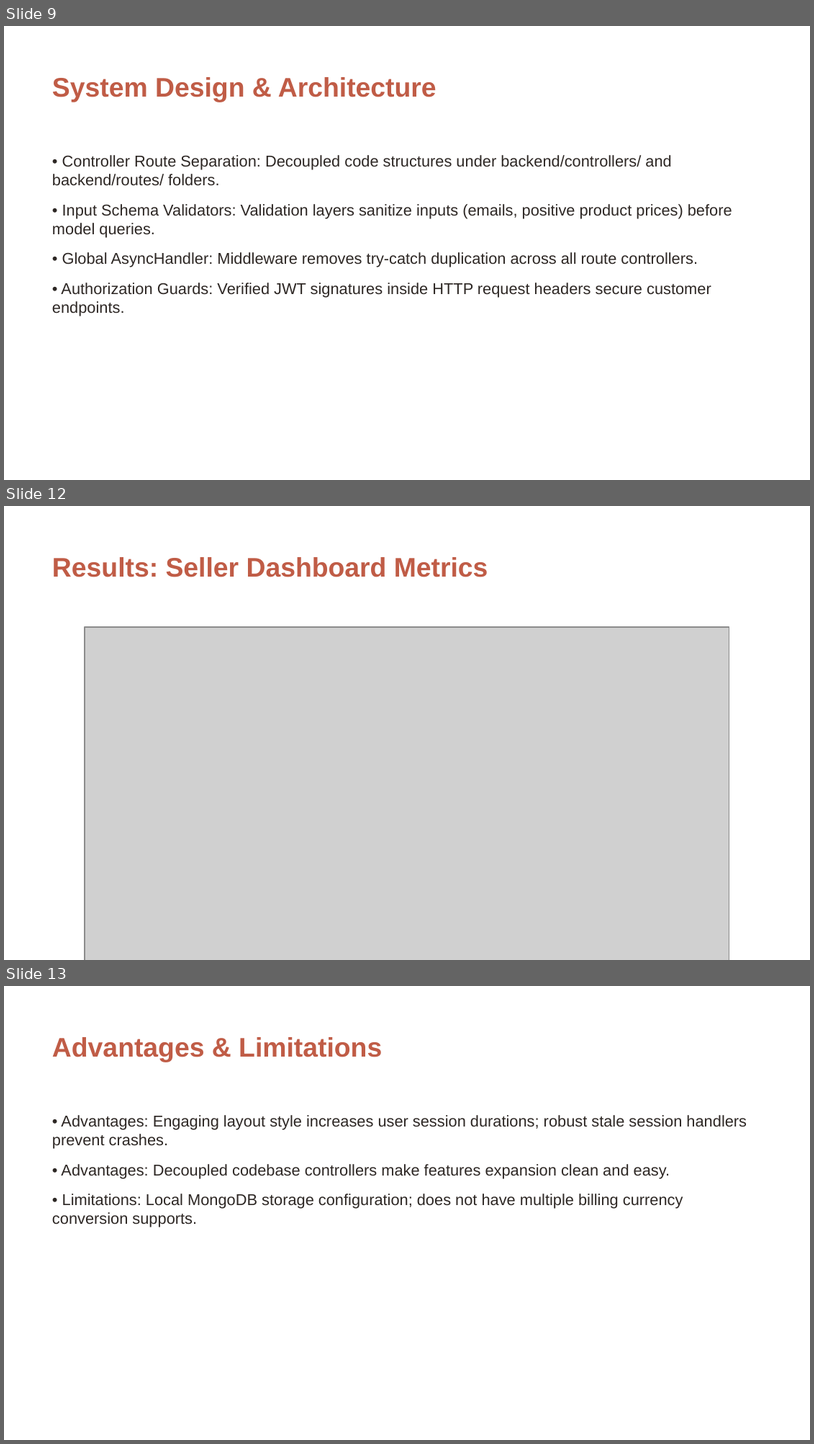
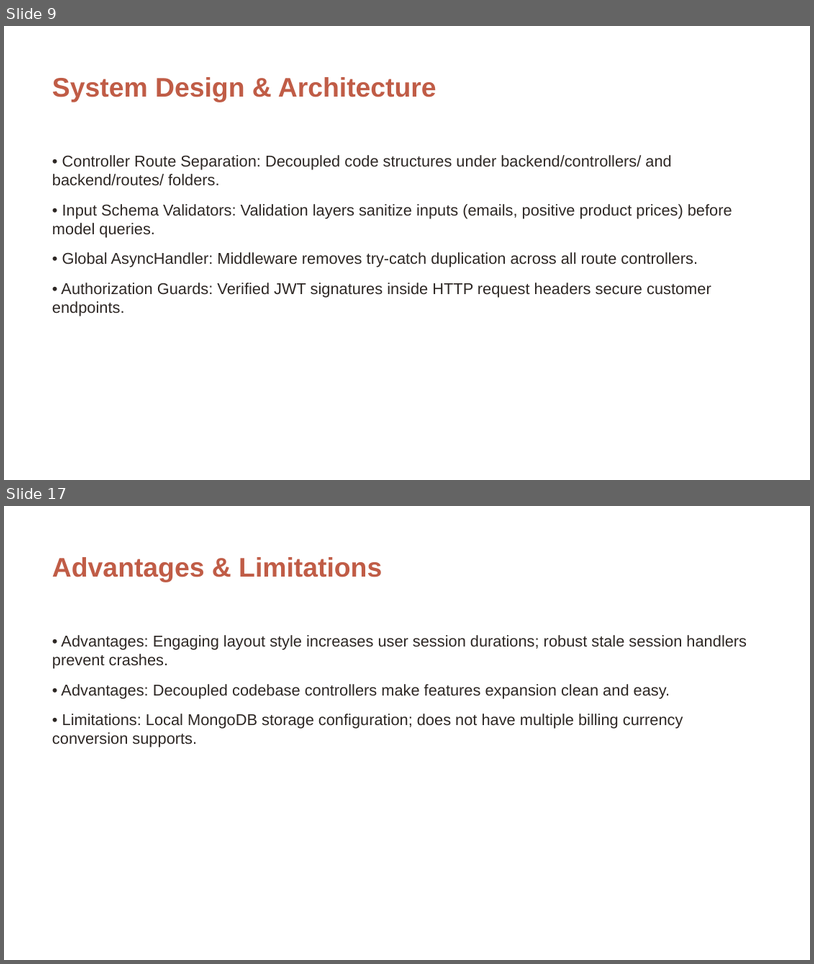
Before and after one commit to 24eg105r03-ops/ShopeEZ-Project, a slide deck: MERN Phase Wise/Project Documentation/ShopEZ_Project_Presentation.pptx. Shown one above the other, each under a label of ours: slides 9, 12 and 13 before the commit, slides 9 and 17 after it; the slides between them are not shown. The pictures are 814x1444 and 814x964 pixels, drawn with LibreOffice and Linux fonts; fonts in the diff are those of the drawing; grey boxes stand for pictures; background and template pictures are left out. Boxes give left, top, right and bottom in pixels: in the first picture for what was removed or moved away, otherwise in the second. Text is boxed around its words. In the diff, an @@ line names an element or a change of style, - is before the commit and + after.

Commit message:
Update ShopEZ presentation with actual screenshots and code implementation details

```diff
--- a/MERN Phase Wise/Project Documentation/ShopEZ_Project_Presentation.pptx
+++ b/MERN Phase Wise/Project Documentation/ShopEZ_Project_Presentation.pptx
@@ slide 12 removed at (x1=4, y1=506, x2=810, y2=960), background picture (left out) @@
@@ text removed at (x1=52, y1=557, x2=489, y2=577) @@
-Results: Seller Dashboard Metrics
@@ picture removed at (x1=85, y1=627, x2=730, y2=960) @@
@@ what was slide 13 is now slide 17 @@
```
Also in this commit, not shown: 7 slides added, 2 other slides removed.
